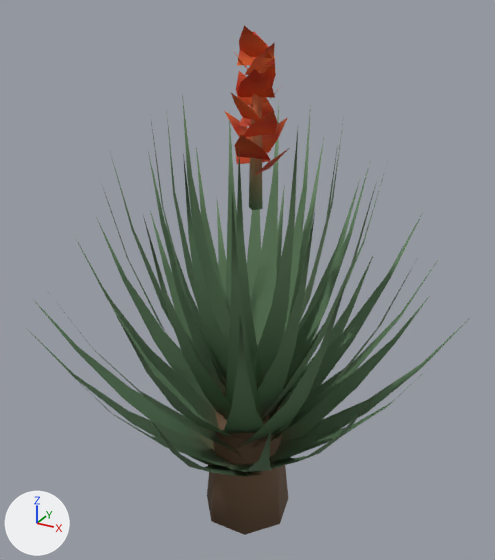
The glTF model game/assets/nature/biome/aloe_flower.glb: old version first, new version second.
Camera for both pictures: a 50 mm lens placed at (0.94, -1.688, 1.64), pointed at (-0.001, 0.023, 0.784). The lights are fixed; the arrows at lower left show +X, +Y and +Z. The first picture is the older version. Vertices at exactly the same position are counted once.

The first picture shows 'aloe_flower'.
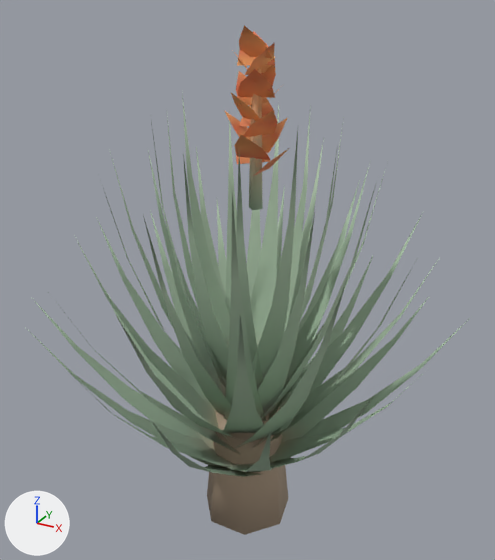
Location of each change, (x1, y1, x2, y2) in pixels of the pictures (495 x 560 px):
part 1 of me_aloe_flower, recoloured (lighter)
    both: (36, 96, 464, 477)
part 2 of me_aloe_flower, recoloured
    both: (30, 103, 438, 415)
part 3 of me_aloe_flower, recoloured (brown to beige)
    both: (184, 361, 311, 535)
part 4 of me_aloe_flower, recoloured (lighter)
    both: (225, 25, 288, 201)

Diff of the bpy script that builds the scene:
```diff
--- a/game/assets/nature/biome/aloe_flower.glb.py
+++ b/game/assets/nature/biome/aloe_flower.glb.py
@@ me_aloe_flower @@
 me_aloe_flower.from_pydata(...)  # 552 vertices, 434 faces; spans x -0.67..0.63, y -0.62..0.65, z -0.06..1.54
 # used by ob_aloe_flower; location = (0.018, -0.015, 0.0)
+# me_aloe_flower part 1: 194 faces centred in x -0.58..0.55, y -0.54..0.54, z 0.18..1.18 are repainted in the vertex colours; the middle colour goes from dark green #5a7a58 to grey #a0b89e
+# me_aloe_flower part 2: 91 faces centred in x -0.44..0.52, y -0.53..0.57, z 0.59..1.16 are repainted in the vertex colours; the middle colour goes from green #61805d to grey #a6bca2
+# me_aloe_flower part 3: 95 faces centred in x -0.14..0.12, y -0.13..0.14, z -0.06..0.46 are repainted in the vertex colours; the middle colour goes from brown #645037 to beige #a89880
+# me_aloe_flower part 4: 54 faces centred in x -0.01..0.12, y -0.11..0.01, z 1.17..1.51 are repainted in the vertex colours; the middle colour goes from orange #d4511e to orange #eb9860
 me_aloe_flower.materials.append(mat_biome_vcol)
```
